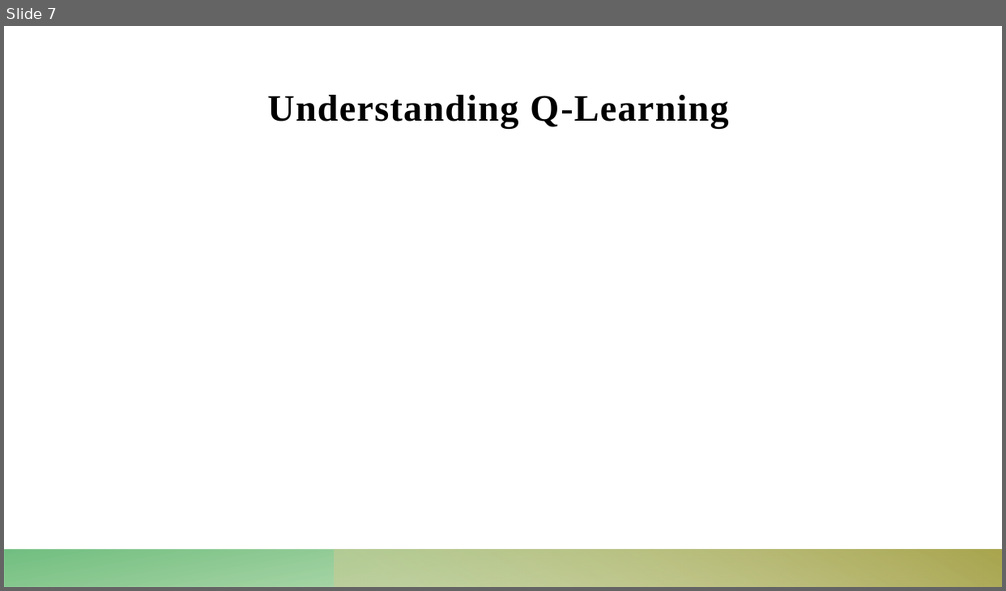
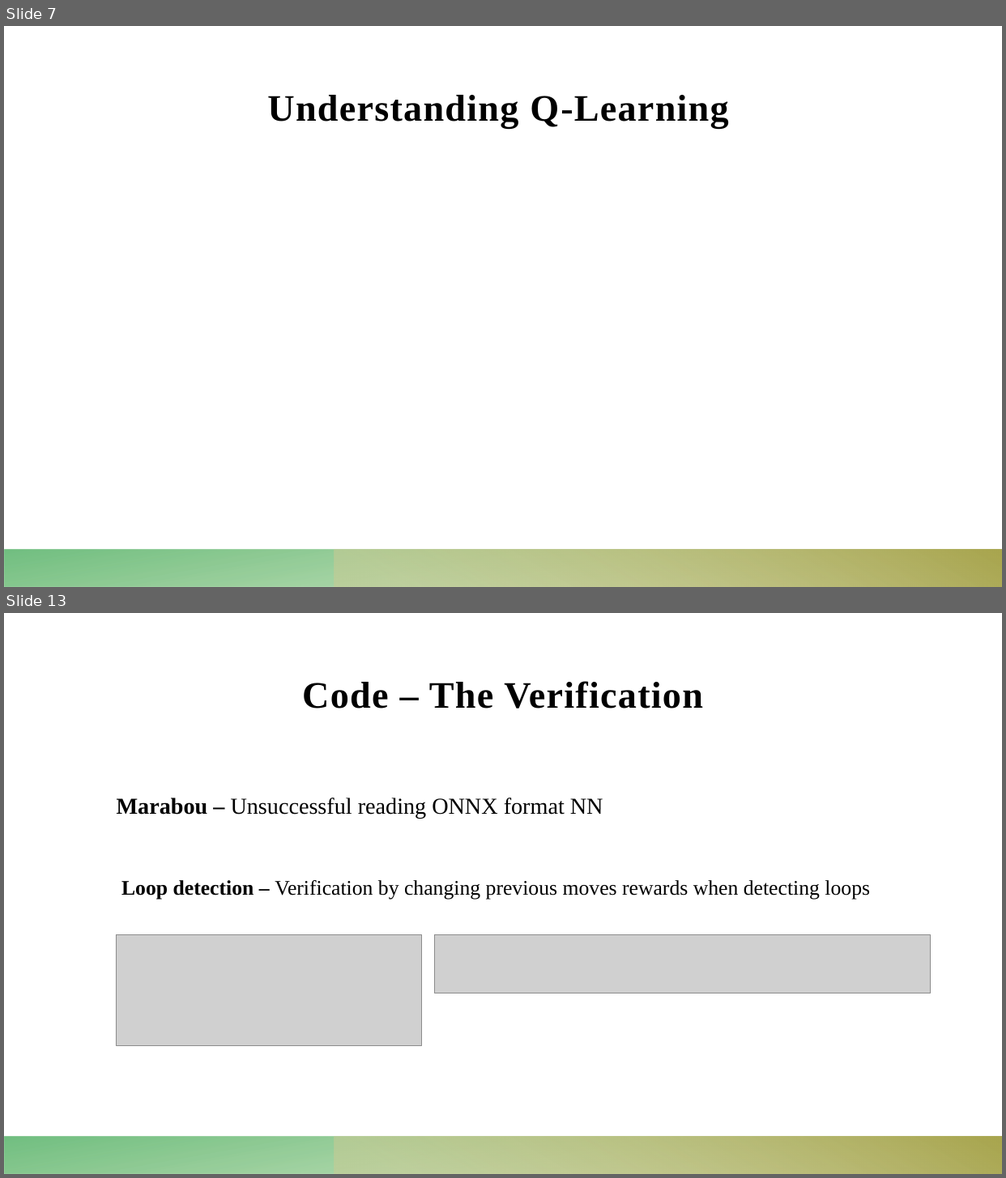
Before and after one commit to Dekel23/Sokoban-DRL, a slide deck: presentation.pptx. Shown one above the other, each under a label of ours: slide 7 before the commit, slides 7 and 13 after it; the slides between them are not shown. The pictures are 1006x591 and 1006x1178 pixels, drawn with LibreOffice and Linux fonts; fonts in the diff are those of the drawing; grey boxes stand for pictures. Boxes give left, top, right and bottom in pixels: in the first picture for what was removed or moved away, otherwise in the second. Text is boxed around its words. In the diff, an @@ line names an element or a change of style, - is before the commit and + after.

```diff
--- a/presentation.pptx
+++ b/presentation.pptx
@@ slide 13 added at [4,613,1002,1174], background #FFFFFF; not listed: 2 template elements that a slide beside it also shows @@
@@ title added at [302,681,703,709], 36 pt, text #000000, bold @@
+Code – The Verification
@@ text added at [117,798,870,900], 20 pt, text #000000 @@
+Marabou – Unsuccessful reading ONNX format NN
+Loop detection – Verification by changing previous moves rewards when detecting loops
@@ picture added at [117,935,422,1046] @@
@@ picture added at [434,935,931,994] @@
```
Also in this commit, not shown: 1 slide changed, 5 other slides added, 10 other files.
